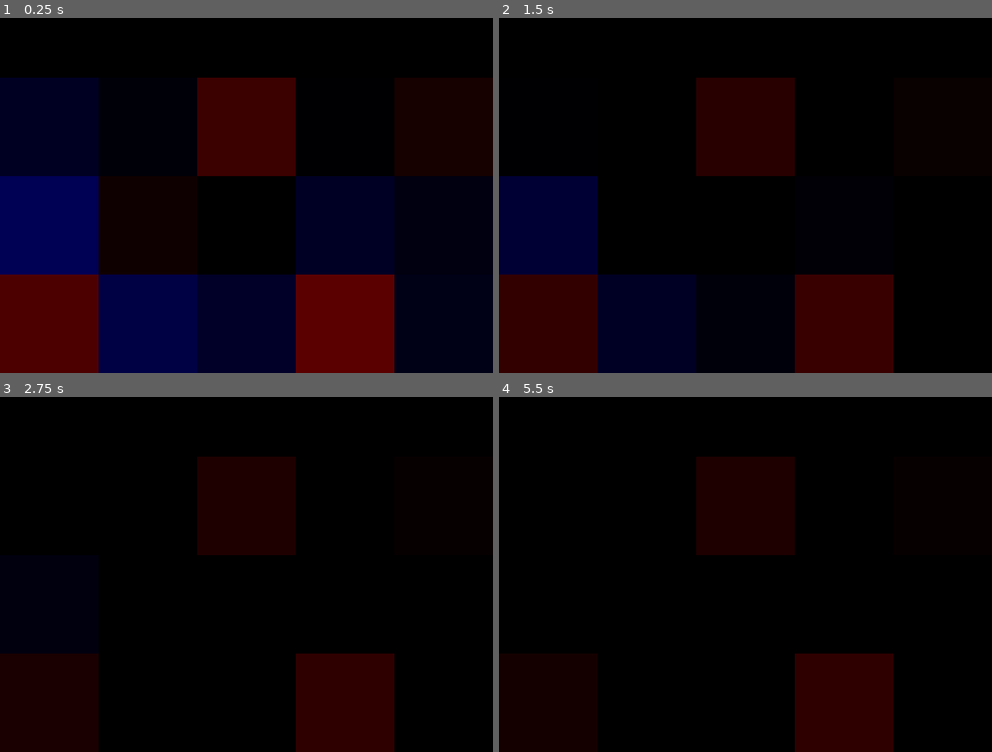
Above: before the commit, frames 1-4 (two rows, left to right).
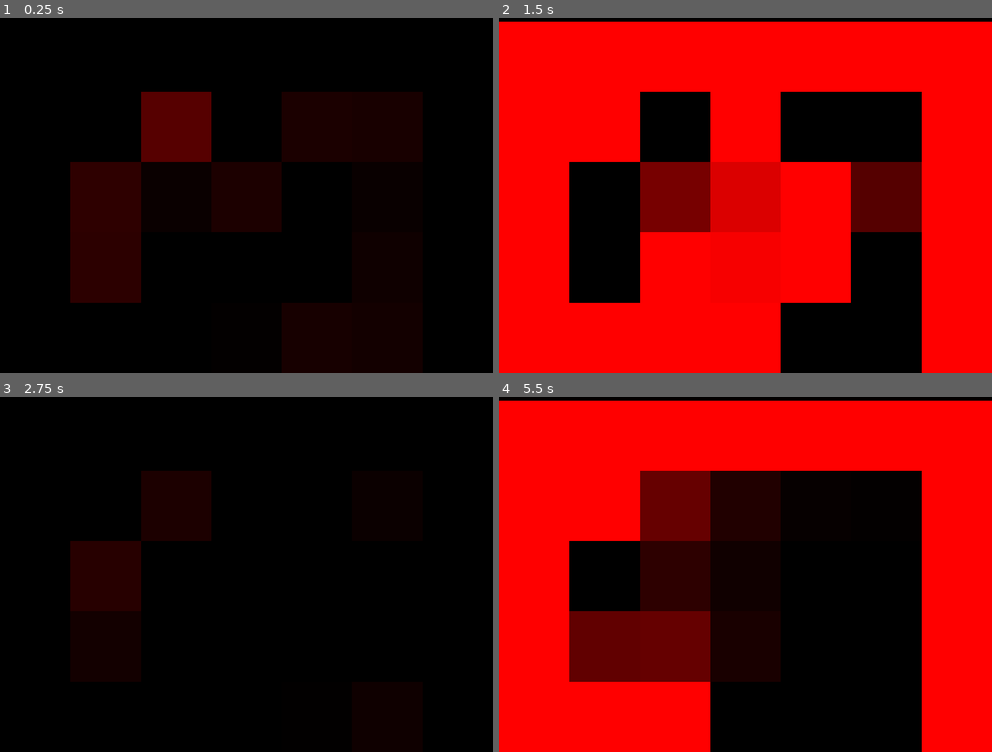
Above: after the commit, the same moments.

Repository: Noah155433/navier-stokes
Game: Godot game, scene res://Scenes/simulation.tscn
Same seed, same stepped clock (60 frames per second), same inputs: the game is played once before the commit and once after it.
Inputs:
- Up to frame 1 (0.25 s): no input
- Up to frame 2 (1.5 s): tap Enter at 0.5 s; tap 1 (View1, bound only after the commit) at 0.6 s; tap 2 (View2, bound only after the commit) at 0.8, 1.35 s
- Up to frame 3 (2.75 s): tap 3 (View3, bound only after the commit) at 1.55, 2.1 s; tap Space at 2 s; tap 1 (View1, bound only after the commit) at 2.3 s
- Up to frame 4 (5.5 s): tap Enter at 2.75, 5 s; tap 1 (View1, bound only after the commit) at 2.85, 4.55, 5.1 s; tap 2 (View2, bound only after the commit) at 3.05, 3.6, 5.3 s; tap 3 (View3, bound only after the commit) at 3.8, 4.35 s; tap Space at 4.25 s

The runs differ from the first frame. In frame 1, 54% of the frame differs, in the area x 0-80%, y 16-100%; in frame 2, 85%, in the area x 0-100%, y 1-100%; in frame 3, 21%; in frame 4, 71%.

Commit message:
feat: solid edges

Diff:
--- a/Scenes/simulation.tscn
+++ b/Scenes/simulation.tscn
@@ -11,8 +11,8 @@
 
 [node name="Simulation" type="Node2D" unique_id=1554315379]
 script = ExtResource("1_ql6px")
-GridSizeX = 5
-GridSizeY = 3
+GridSizeX = 7
+GridSizeY = 5
 CellSize = 5.0
 
 [node name="MeshInstance2D" type="MeshInstance2D" parent="." unique_id=1239795294]
--- a/Scripts/FluidGrid.gd
+++ b/Scripts/FluidGrid.gd
@@ -15,6 +15,8 @@
 var gridPressureImage : Image
 var gridPressureTexture : ImageTexture
 
+var gridStateImage : Image
+
 var density : float = 1.0
 
 var deltaTime : float = 0.0
@@ -25,11 +27,21 @@
 	CellCountY = cellCountY
 	CellSize = cellSize
 
-	gridDivergenceImage = Image.create(cellCountX, cellCountY, false, Image.FORMAT_RGB8)
+	gridDivergenceImage = Image.create(cellCountX, cellCountY, false, Image.FORMAT_R8)
 	gridDivergenceTexture = ImageTexture.create_from_image(gridDivergenceImage)
 
-	gridPressureImage = Image.create(cellCountX, cellCountY, false, Image.FORMAT_RGB8)
+	gridPressureImage = Image.create(cellCountX, cellCountY, false, Image.FORMAT_R8)
 	gridPressureTexture = ImageTexture.create_from_image(gridPressureImage)
+
+	gridStateImage = Image.create(cellCountX, cellCountY, false, Image.FORMAT_R8)
+	gridStateImage.fill(Color(1, 1, 1))
+	for i in cellCountX:
+		gridStateImage.set_pixel(i, 0, Color())
+		gridStateImage.set_pixel(i, cellCountY - 1, Color())
+
+	for i in cellCountY:
+		gridStateImage.set_pixel(0, i, Color())
+		gridStateImage.set_pixel(CellCountX - 1, i, Color())
 
 	velocitiesX = Velocities.new(cellCountX + 1, cellCountY)
 	velocitiesY = Velocities.new(cellCountX, cellCountY + 1)
@@ -52,6 +64,14 @@
 
 func PressureSolveCell(x : int, y : int) -> void:
 
+	var flowTop : int = 0 if IsSolid(x + 0, y + 1) else 1
+	var flowLeft : int = 0 if IsSolid(x - 1, y + 0) else 1
+	var flowRight : int = 0 if IsSolid(x + 1, y + 0) else 1
+	var flowBottom : int = 0 if IsSolid(x + 0, y - 1) else 1
+	var fluidEdgeCount : int = flowLeft + flowRight + flowTop + flowBottom
+
+	if (IsSolid(x,y) or fluidEdgeCount == 0): gridPressureImage.set_pixel(x, y, Color(0, 0, 0))
+
 	var pressureTop : float = GetPressure(x + 0, y + 1)
 	var pressureLeft : float = GetPressure(x - 1, y + 0)
 	var pressureRight : float = GetPressure(x + 1, y + 0)
@@ -65,20 +85,35 @@
 	var pressureSum : float = pressureRight + pressureLeft + pressureTop + pressureBottom
 	var deltaVelocitySum = velocityRight - velocityLeft + velocityTop - velocityBottom
 
-	var Pressure = (pressureSum - density * CellSize * deltaVelocitySum / deltaTime) / 4.0
+	var Pressure = (pressureSum - density * CellSize * deltaVelocitySum / deltaTime) / fluidEdgeCount
 	gridPressureImage.set_pixel(x, y, Color(Pressure, Pressure, Pressure))
+
+func IsSolid(x : int, y : int) -> bool:
+	if x >= CellCountX or y >= CellCountY or x < 0 or y < 0:
+		return true
+	if gridStateImage.get_pixel(x, y).r <= 0.5:
+		return true
+	else:
+		return false
 
 func UpdateVelocities() -> void:
 	var K : float = deltaTime / (density * CellSize)
 
 	for x in velocitiesX.SizeX:
 		for y in velocitiesX.SizeY:
+			if(IsSolid(x, y) or IsSolid(x - 1, y)):
+				velocitiesX.setVelocity(x, y, 0)
+				print("X: ", x, " Y: ", y)
+				continue
 			var pressureRight : float = GetPressure(x, y)
 			var pressureLeft : float = GetPressure(x - 1, y)
 			velocitiesX.setVelocity(x, y, velocitiesX.getVelocity(x, y) - K * (pressureRight - pressureLeft))
 
 	for x in velocitiesY.SizeX:
 		for y in velocitiesY.SizeY:
+			if(IsSolid(x, y) or IsSolid(x - 1, y)):
+				velocitiesY.setVelocity(x, y, 0)
+				continue
 			var pressureTop : float = GetPressure(x, y)
 			var pressureBottom : float = GetPressure(x, y - 1)
 			velocitiesY.setVelocity(x, y, velocitiesY.getVelocity(x, y) - K * (pressureTop - pressureBottom))
--- a/Scripts/simulation.gd
+++ b/Scripts/simulation.gd
@@ -9,6 +9,8 @@
 
 var fluidGrid : FluidGrid
 
+var viewState : int = 1
+
 func _ready() -> void:
 	fluidGrid = FluidGrid.new(GridSizeX, GridSizeY, CellSize)
 	drawShaderMaterial = drawMesh.material as ShaderMaterial
@@ -16,9 +18,19 @@
 
 func _physics_process(delta: float) -> void:
 
-	fluidGrid.deltaTime = delta
+	fluidGrid.deltaTime = 1.0 / 60.0
 	fluidGrid.UpdateVelocities()
+
+	if Input.is_action_just_pressed("View1"): viewState = 1
+	if Input.is_action_just_pressed("View2"): viewState = 2
+	if Input.is_action_just_pressed("View3"): viewState = 3
+
+	if viewState == 1:
+		drawShaderMaterial.set_shader_parameter("gridTexture", fluidGrid.drawGridDivergence())
+	elif viewState == 2:
+		drawShaderMaterial.set_shader_parameter("gridTexture", ImageTexture.create_from_image(fluidGrid.gridPressureImage))
+	elif viewState == 3:
+		drawShaderMaterial.set_shader_parameter("gridTexture", ImageTexture.create_from_image(fluidGrid.gridStateImage))
 	for i in GridSizeX:
 		for j in GridSizeY:
 			fluidGrid.PressureSolveCell(i, j)
-	drawShaderMaterial.set_shader_parameter("gridTexture", fluidGrid.drawGridDivergence())
--- a/project.godot
+++ b/project.godot
@@ -24,6 +24,24 @@
 
 project/assembly_name="Navier-Stokes"
 
+[input]
+
+View1={
+"deadzone": 0.2,
+"events": [Object(InputEventKey,"resource_local_to_scene":false,"resource_name":"","device":-1,"window_id":0,"alt_pressed":false,"shift_pressed":false,"ctrl_pressed":false,"meta_pressed":false,"pressed":false,"keycode":0,"physical_keycode":49,"key_label":0,"unicode":49,"location":0,"echo":false,"script":null)
+]
+}
+View2={
+"deadzone": 0.2,
+"events": [Object(InputEventKey,"resource_local_to_scene":false,"resource_name":"","device":-1,"window_id":0,"alt_pressed":false,"shift_pressed":false,"ctrl_pressed":false,"meta_pressed":false,"pressed":false,"keycode":0,"physical_keycode":50,"key_label":0,"unicode":50,"location":0,"echo":false,"script":null)
+]
+}
+View3={
+"deadzone": 0.2,
+"events": [Object(InputEventKey,"resource_local_to_scene":false,"resource_name":"","device":-1,"window_id":0,"alt_pressed":false,"shift_pressed":false,"ctrl_pressed":false,"meta_pressed":false,"pressed":false,"keycode":0,"physical_keycode":51,"key_label":0,"unicode":51,"location":0,"echo":false,"script":null)
+]
+}
+
 [physics]
 
 3d/physics_engine="Jolt Physics"
